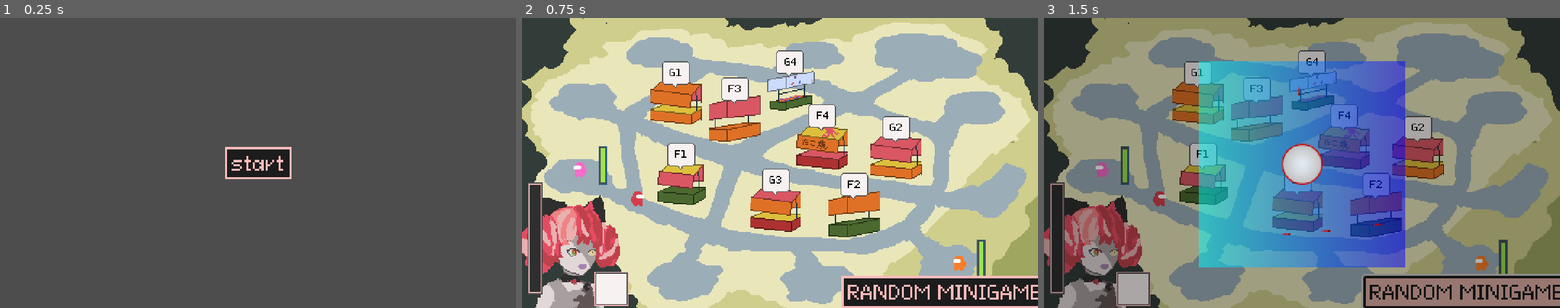
Above: before the commit, frames 1-3 (left to right).
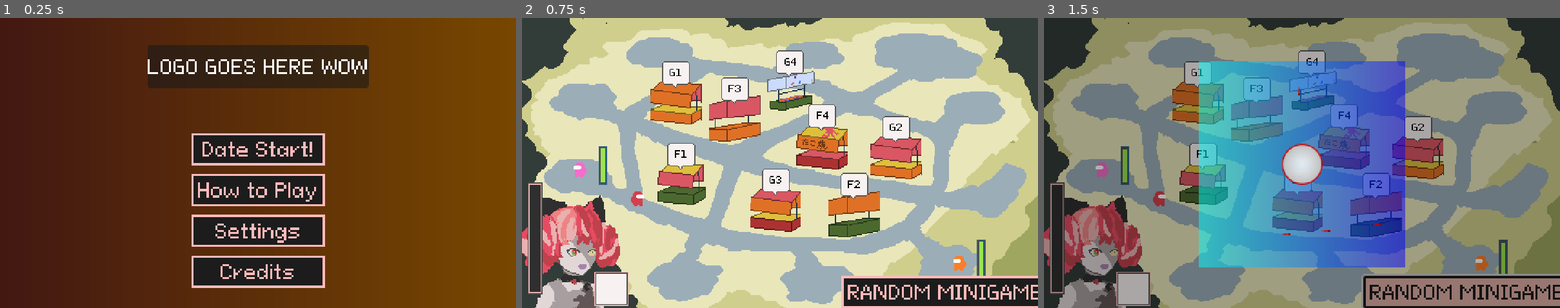
Above: after the commit, the same moments.

Repository: laxeminute/ollie-endless-date
Game: Godot game, scene res://src/interface/title_screen.tscn
Two runs of this game, one before a commit and one after it. Both use one fixed random seed, a clock stepped at 60 frames per second and the inputs below.
Inputs:
- Up to frame 1 (0.25 s): no input
- Up to frame 2 (0.75 s): click "start" (after the commit: "How to Play") at 0.5 s
- Up to frame 3 (1.5 s): click "RANDOM MINIGAME" at 1.25 s

The runs differ from the first frame. In frame 1, 99% of the frame differs, in the area x 0-100%, y 0-100%; in frame 2, nothing differs; in frame 3, nothing differs.

Commit message:
Add buttons to TitleScreen (no functions yet)

Diff:
--- a/src/interface/title_screen.tscn
+++ b/src/interface/title_screen.tscn
@@ -1,7 +1,13 @@
-[gd_scene load_steps=3 format=3 uid="uid://bmt3f0gx76jkh"]
+[gd_scene load_steps=5 format=3 uid="uid://bmt3f0gx76jkh"]
 
 [ext_resource type="Script" uid="uid://dtek2sckpvmph" path="res://src/interface/title_screen.gd" id="1_igqt4"]
 [ext_resource type="PackedScene" uid="uid://bbtns8kd1br41" path="res://src/level/level.tscn" id="2_6hjt2"]
+
+[sub_resource type="Gradient" id="Gradient_6hjt2"]
+colors = PackedColorArray(0.262911, 0.0954075, 0.0705638, 1, 0.469297, 0.279406, 1.44392e-07, 1)
+
+[sub_resource type="GradientTexture2D" id="GradientTexture2D_1yyjn"]
+gradient = SubResource("Gradient_6hjt2")
 
 [node name="TitleScreen" type="Control"]
 layout_mode = 3
@@ -13,19 +19,64 @@
 script = ExtResource("1_igqt4")
 next_scene = ExtResource("2_6hjt2")
 
-[node name="StartButton" type="Button" parent="."]
+[node name="Background" type="TextureRect" parent="."]
+layout_mode = 1
+anchors_preset = 15
+anchor_right = 1.0
+anchor_bottom = 1.0
+grow_horizontal = 2
+grow_vertical = 2
+texture = SubResource("GradientTexture2D_1yyjn")
+metadata/_edit_lock_ = true
+
+[node name="PanelContainer" type="PanelContainer" parent="."]
+layout_mode = 1
+anchors_preset = 5
+anchor_left = 0.5
+anchor_right = 0.5
+offset_left = -103.0
+offset_top = 25.0
+offset_right = 103.0
+offset_bottom = 65.0
+grow_horizontal = 2
+
+[node name="LogoPlaceholder" type="Label" parent="PanelContainer"]
+layout_mode = 2
+text = "LOGO GOES HERE WOW"
+
+[node name="VBoxContainer" type="VBoxContainer" parent="."]
 layout_mode = 1
 anchors_preset = 8
 anchor_left = 0.5
 anchor_top = 0.5
 anchor_right = 0.5
 anchor_bottom = 0.5
-offset_left = -20.5
-offset_top = -13.5
-offset_right = 20.5
-offset_bottom = 13.5
+offset_left = -62.0
+offset_top = -28.0
+offset_right = 62.0
+offset_bottom = 116.0
 grow_horizontal = 2
 grow_vertical = 2
-text = "start"
+theme_override_constants/separation = 8
+alignment = 1
 
-[connection signal="pressed" from="StartButton" to="." method="_on_start_button_pressed"]
+[node name="StartButton" type="Button" parent="VBoxContainer"]
+layout_mode = 2
+text = "Date Start!"
+
+[node name="TutorialButton" type="Button" parent="VBoxContainer"]
+layout_mode = 2
+text = "How to Play"
+
+[node name="SettingsButton" type="Button" parent="VBoxContainer"]
+layout_mode = 2
+text = "Settings"
+
+[node name="CreditsButton" type="Button" parent="VBoxContainer"]
+layout_mode = 2
+text = "Credits"
+
+[connection signal="pressed" from="VBoxContainer/StartButton" to="." method="_on_start_button_pressed"]
+[connection signal="pressed" from="VBoxContainer/TutorialButton" to="." method="_on_start_button_pressed"]
+[connection signal="pressed" from="VBoxContainer/SettingsButton" to="." method="_on_start_button_pressed"]
+[connection signal="pressed" from="VBoxContainer/CreditsButton" to="." method="_on_start_button_pressed"]
